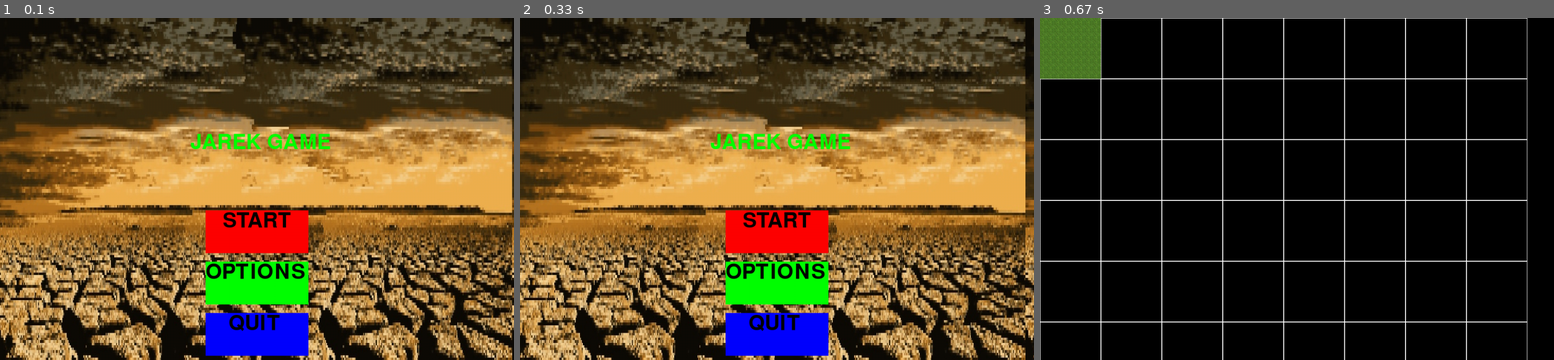
Above: before the commit, frames 1-3 (left to right).
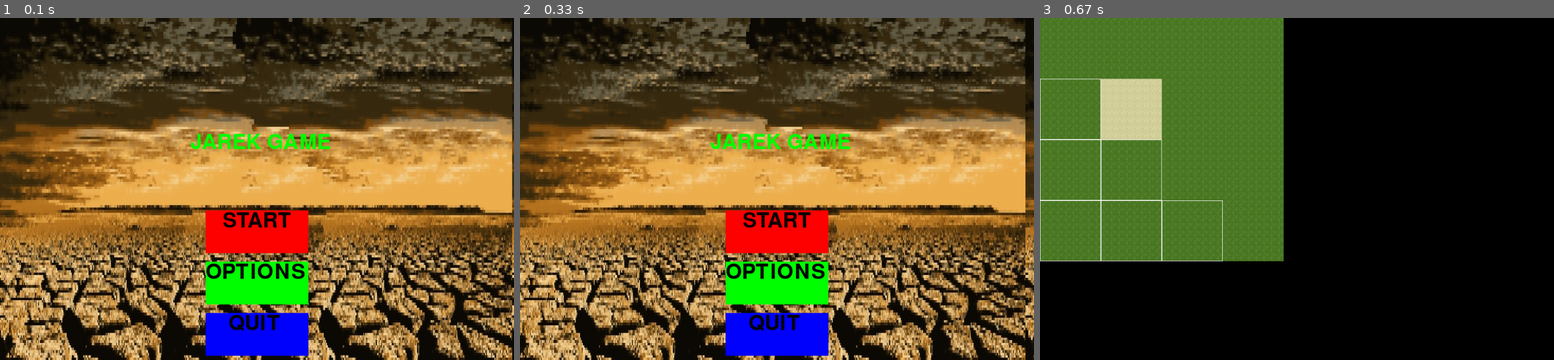
Above: after the commit, the same moments.

Repository: heavykisiel/PygameProject2
Game: pygame game, started from main.py
Two runs of this game, one before a commit and one after it. Both use one fixed random seed, a clock stepped at 60 frames per second and the inputs below.
Inputs:
- Up to frame 1 (0.1 s): no input
- Up to frame 2 (0.33 s): no input
- Up to frame 3 (0.67 s): click "START" at 0.38 s

Frames 1-2 are identical in both runs. In frame 3, 34% of the frame differs, in the area x 0-95%, y 0-100%.

Commit message:
proper gamplay.run func

Diff:
--- /dev/null
+++ b/Camera.py
@@ -0,0 +1,6 @@
+import pygame
+
+
+class Camera:
+    def __init__(self):
+        self.screen
--- a/Gameplay.py
+++ b/Gameplay.py
@@ -1,4 +1,5 @@
 import pygame
+from pygame.locals import *
 from map import Map
 
 
@@ -9,9 +10,13 @@
         self.screen.fill((0, 0, 0))
         self.display = pygame.Surface((300, 300))
 
+        # self.camera = Camera.Camera()
         self.block = pygame.image.load('textures/grass.jpg').convert()
         self.block = pygame.transform.scale(self.block, (16, 16))
         self.block.set_colorkey((0, 0, 0))
+        self.block1 = pygame.image.load('textures/sand.jpg').convert()
+        self.block1 = pygame.transform.scale(self.block1, (16, 16))
+        self.block1.set_colorkey((0, 0, 0))
         self.map_Data = Map.Map()
         self.LoadNewGame()
 
@@ -20,6 +25,26 @@
             for x, tile in enumerate(row):
                 if tile:
                     pygame.draw.rect(self.screen, (255, 255, 255), pygame.Rect(x * 128, y * 128, 128, 128), 1)
+                    # print(tile)
                     for rowC in range(8):
                         for tileC in range(8):
-                            self.screen.blit(self.block, (rowC * 16, tileC * 16))
+                            self.screen.blit(self.block, (tile[0] * 128 + rowC * 16, tile[1] * 128 + tileC * 16))
+                            if tile[2] == 1:
+                                self.screen.blit(self.block1, (tile[0] * 128 + rowC * 16, tile[1] * 128 + tileC * 16))
+
+            # tile[0] == x
+            # tile[1] == y
+            # tile[2] == biom_id
+
+    def run(self):
+
+        running = True
+        i = 0
+        while running:
+            pygame.time.Clock().tick(60)
+            for event in pygame.event.get():
+                if event.type == QUIT:
+                    running = False
+
+            i = i+1
+            print(i)
--- a/main.py
+++ b/main.py
@@ -46,9 +46,13 @@
         """run main event loop"""
         running = True
         i = 0
-
+        gameplay_instance = None
         while running:
             pygame.time.Clock().tick(60)  # tickrate
+            if self.current_Game_State == "playing":
+                if gameplay_instance is not None:
+                    gameplay_instance.run()
+                    running = False
             if self.current_Game_State == "menu":
                 i = LoadingScreenAnimation(self.screen, self.screen_size, i, self.bg)
                 Load_Buttons(self)
@@ -61,11 +65,8 @@
                             pass
                         else:
                             self.current_Game_State = self.gameState[selected_button_index]
-            elif self.current_Game_State == "playing":
-                for event in pygame.event.get():
-                    if event.type == QUIT:
-                        running = False
-                        Gameplay(self.screen)
+            elif self.current_Game_State == "playing" and gameplay_instance is None:
+                gameplay_instance = Gameplay(self.screen)
             elif self.current_Game_State == "quit":
                 running = False
                 pygame.display.quit()
--- a/map/Map.py
+++ b/map/Map.py
@@ -1,23 +1,18 @@
-
-
 class Map:
     def __init__(self):
-        self.ChunksX = 8  # 64
-        self.ChunksY = 8  # 64
+        self.ChunksX = 4  # 64
+        self.ChunksY = 4  # 64
 
-        self.ChunkMap = [[[0, 0] for x in range(self.ChunksX)] for y in range(self.ChunksY)]
+        self.ChunkMap = [[[0, 0, 0] for x in range(self.ChunksX)] for y in range(self.ChunksY)]
         self.mapPrinter()
 
     def mapPrinter(self):
 
         for enumi, i in enumerate(self.ChunkMap):
             for enumj, j in enumerate(i):
-                self.ChunkMap[enumi][enumj] = [enumi, enumj]
+                self.ChunkMap[enumi][enumj] = [enumi, enumj, 0]
 
-        print(self.ChunkMap)
-
-    def rendaerMap(self):
-        pass
+        self.ChunkMap[1][1] = [1, 1, 1]
 
 
-ChunkSize = {'x': 8, 'y': 8}
+#ChunkSize = {'x': 8, 'y': 8}
Binary file added: textures/sand.jpg
